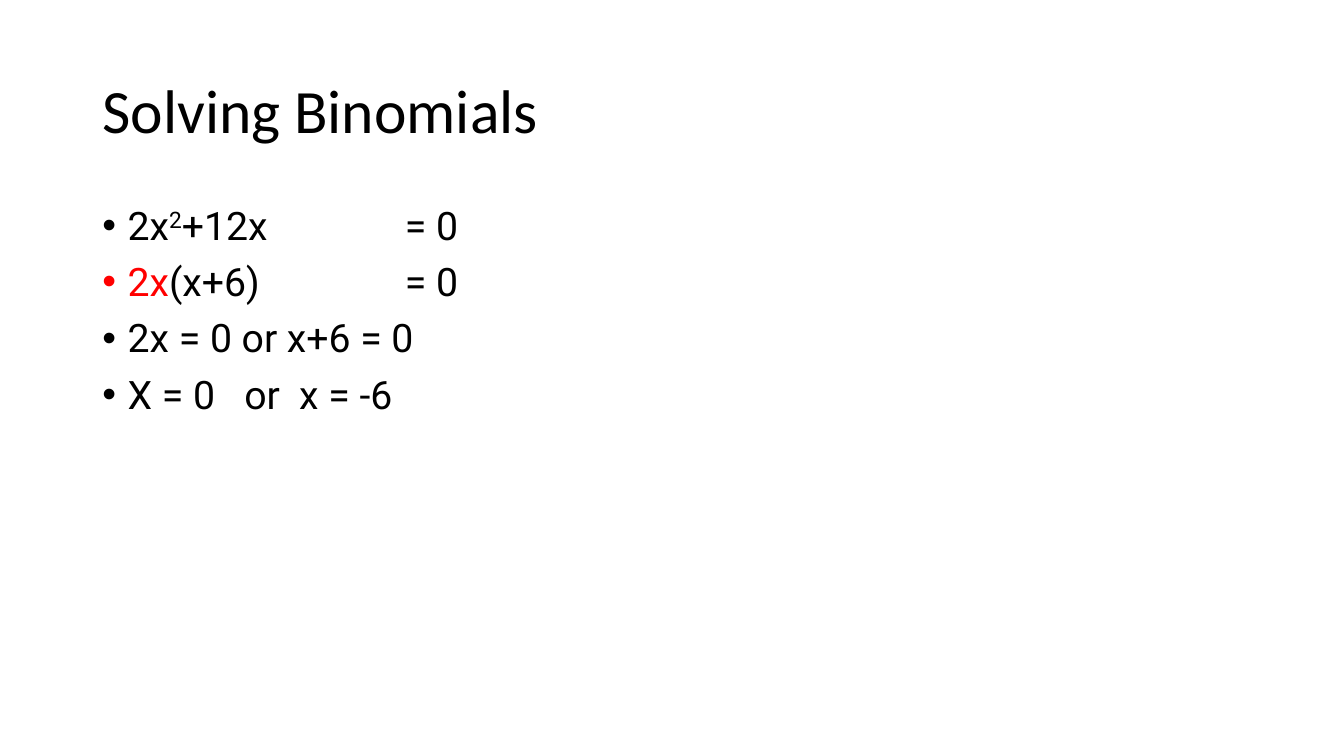
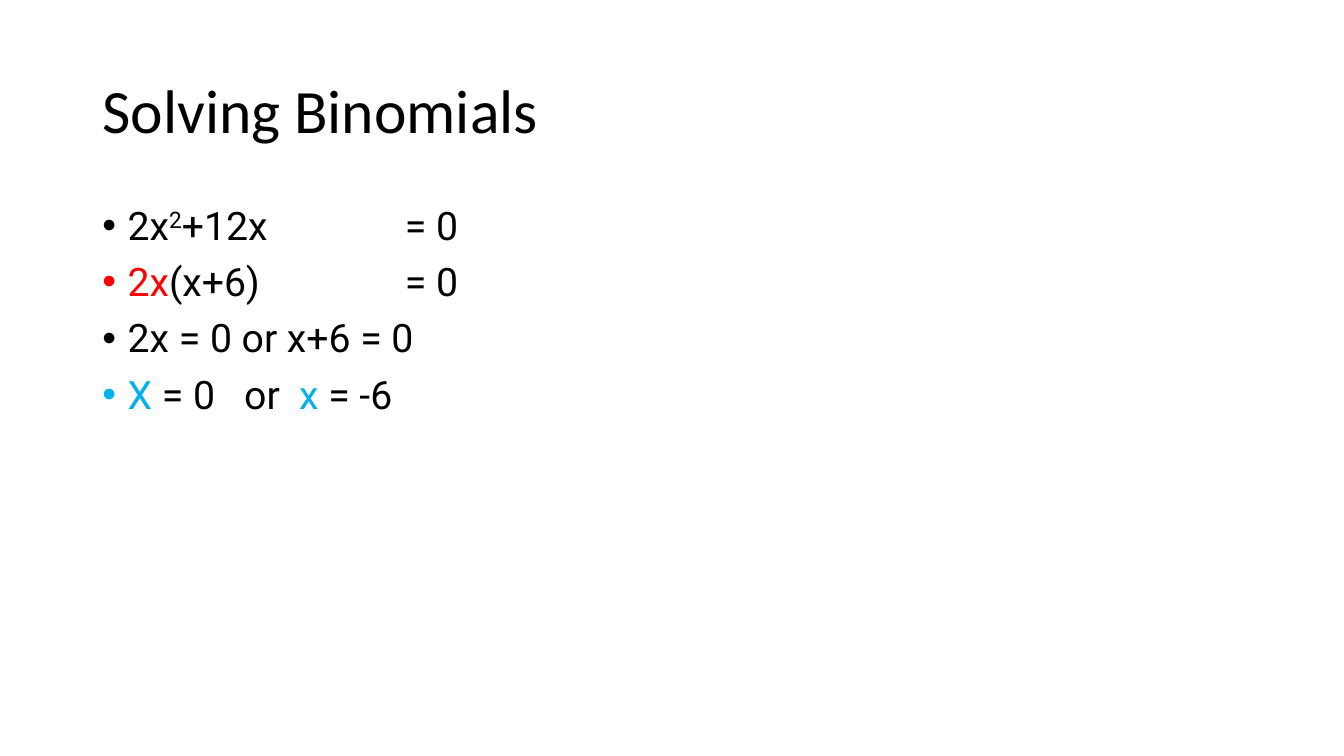
Before and after one commit to millerdoug/notes, a slide deck: slide 13 of MiniLesson.pptx. Drawn at 1344x756 pixels with LibreOffice and Linux fonts; fonts in the diff are those of the drawing. Boxes give left, top, right and bottom in pixels: in the first picture for what was removed or moved away, otherwise in the second. Text is boxed around its words. In the diff, an @@ line names an element or a change of style, - is before the commit and + after.

Commit message:
Updates

```diff
--- a/MiniLesson.pptx
+++ b/MiniLesson.pptx
@@ text at box(128, 380, 392, 410): text colour #000000 to #00B0F0 in "X x" @@
```
Also in this commit, not shown: 1 slide added.
